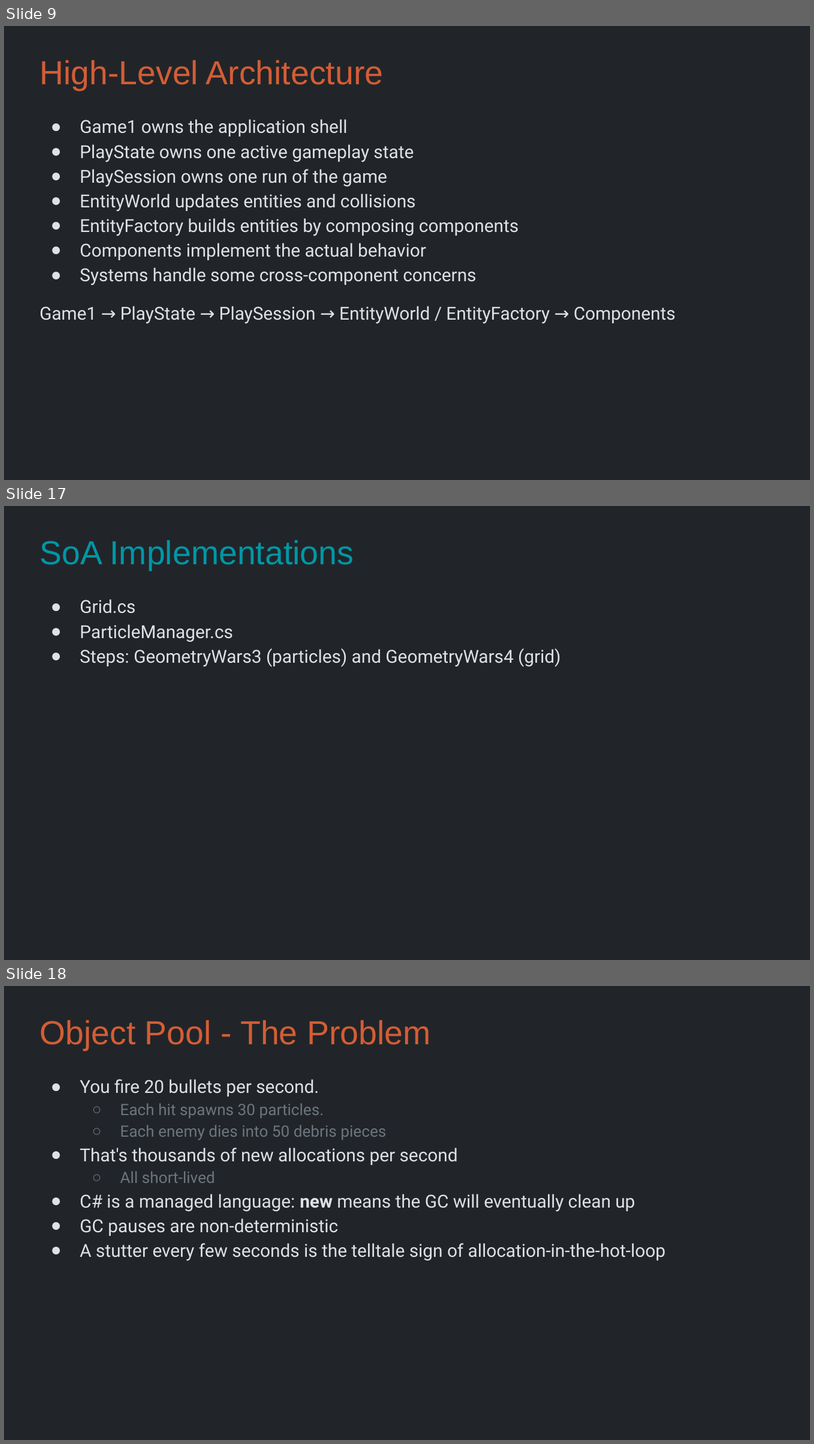
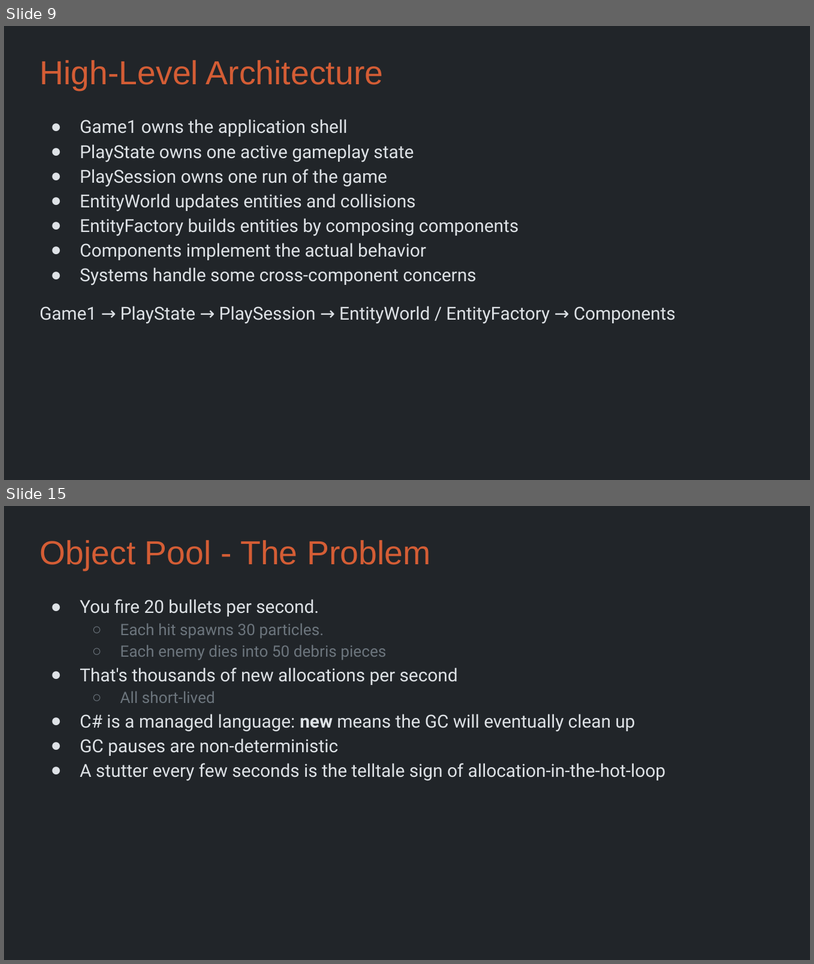
Before and after one commit to Metamate/gar, a slide deck: slides/11 Geometry Wars.pptx. Shown one above the other, each under a label of ours: slides 9, 17 and 18 before the commit, slides 9 and 15 after it; the slides between them are not shown. The pictures are 814x1444 and 814x964 pixels, drawn with LibreOffice and Linux fonts; fonts in the diff are those of the drawing. Boxes give left, top, right and bottom in pixels: in the first picture for what was removed or moved away, otherwise in the second. Text is boxed around its words. In the diff, an @@ line names an element or a change of style, - is before the commit and + after.

```diff
--- a/slides/11 Geometry Wars.pptx
+++ b/slides/11 Geometry Wars.pptx
@@ slide 17 removed at (4, 506, 810, 960), background #212529 @@
@@ title removed at (39, 540, 354, 570) @@
-SoA Implementations
@@ text removed at (80, 599, 561, 667) @@
-● Grid.cs
-● ParticleManager.cs
-● Steps: GeometryWars3 (particles) and GeometryWars4 (grid)
@@ what was slide 18 is now slide 15 @@
```
Also in this commit, not shown: 6 slides changed, 4 slides added, 8 other slides removed, 3 other files.
